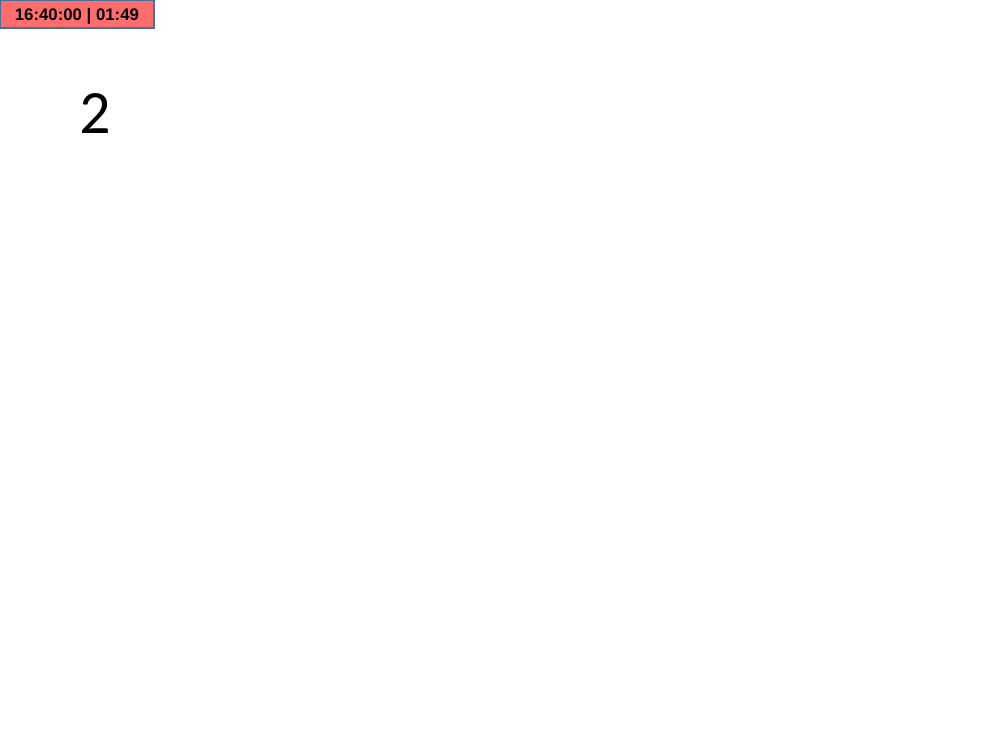
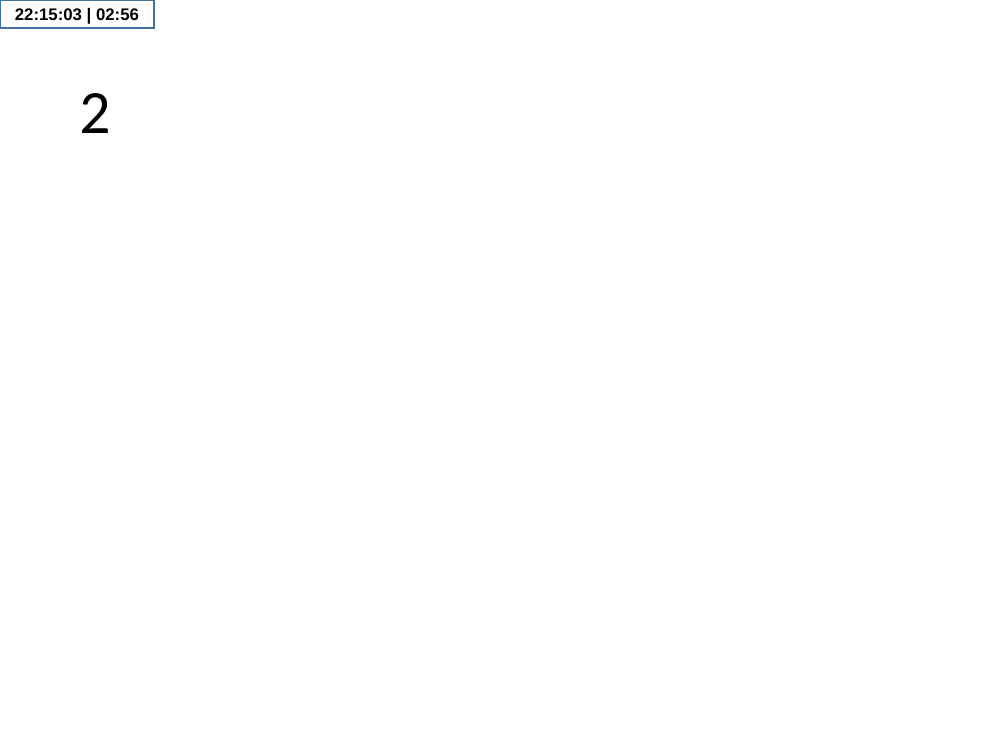
Before and after one commit to MarkLagodych/PPVoting, a slide deck: slide 3 of src/plugin/PPVoting.pptm. Drawn at 1008x756 pixels with LibreOffice and Linux fonts; fonts in the diff are those of the drawing. Boxes give left, top, right and bottom in pixels: in the first picture for what was removed or moved away, otherwise in the second. Text is boxed around its words. In the diff, an @@ line names an element or a change of style, - is before the commit and + after.

```diff
--- a/src/plugin/PPVoting.pptm
+++ b/src/plugin/PPVoting.pptm
@@ rectangle "22:15:03 | 02:56" at (0, 0, 154, 28): fill #FF6D6D to #FFFFFF @@
@@ text in rectangle at (15, 8, 139, 20): text changed @@
-16:40:00 | 01:49
+22:15:03 | 02:56
```
Also in this commit, not shown: 1 other slide changed, 2 other files.
